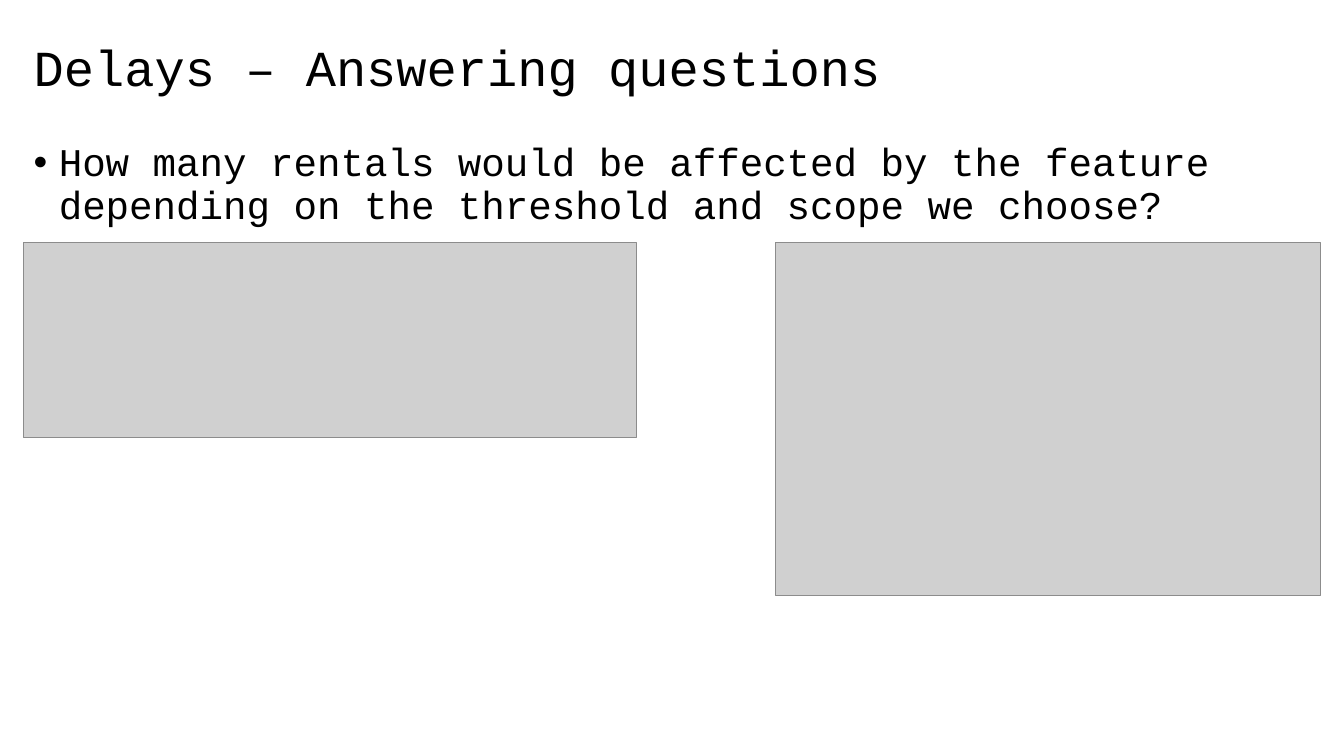
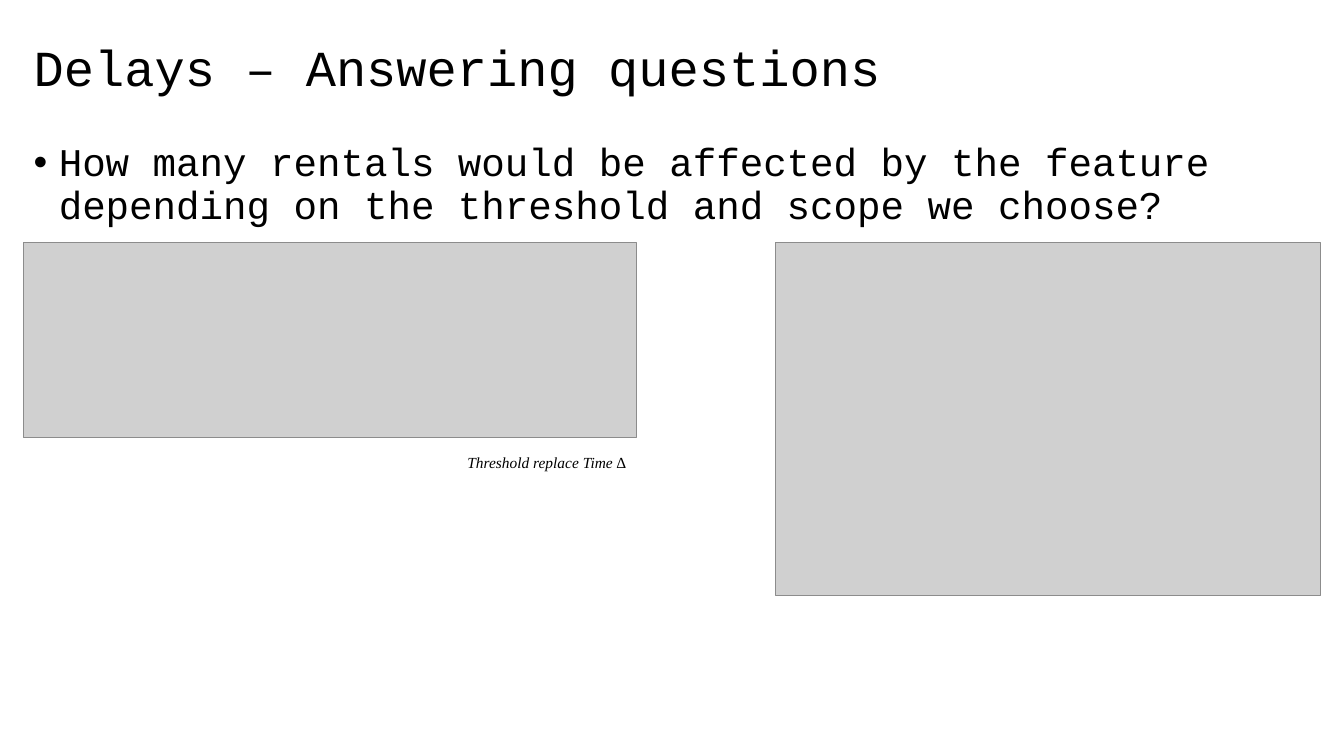
Before and after one commit to 40tude/02_Data-Science_Fullstack_march_2024, a slide deck: slide 4 of 08_deployment/99_Project_getaround/01_getaround_project.pptx. Drawn at 1344x756 pixels with LibreOffice and Linux fonts; fonts in the diff are those of the drawing; grey boxes stand for pictures. Boxes give left, top, right and bottom in pixels: in the first picture for what was removed or moved away, otherwise in the second. Text is boxed around its words. In the diff, an @@ line names an element or a change of style, - is before the commit and + after.

```diff
--- a/08_deployment/99_Project_getaround/01_getaround_project.pptx
+++ b/08_deployment/99_Project_getaround/01_getaround_project.pptx
@@ text added at <box>467,457,613,472</box>, 11 pt, text #000000, italic @@
+Threshold replace Time ∆
```
Also in this commit, not shown: 8 other slides changed, 1 slide added, 3 other files.
